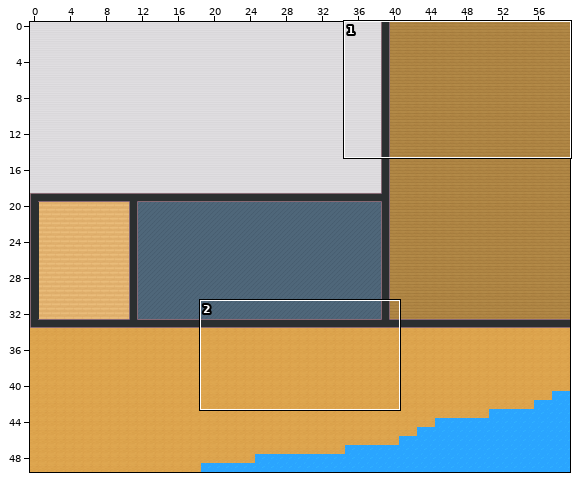
Tiled map (JSON) -- map.tmj. The picture above shows the old version from afar; the outline marks the close-up.
Close-up. First the earlier version:
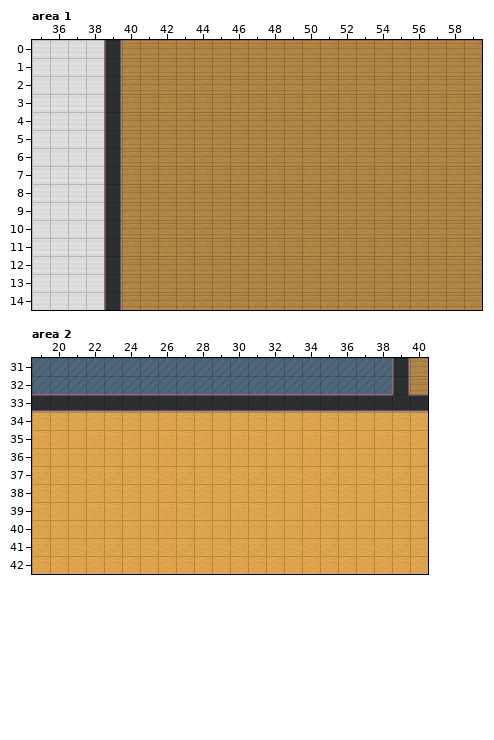
Cells are 32x32 px. Shown: area 1 x 35..59, y 0..14; area 2 x 19..40, y 31..42. The commit also changed other parts of the map, which this record leaves out.
After:
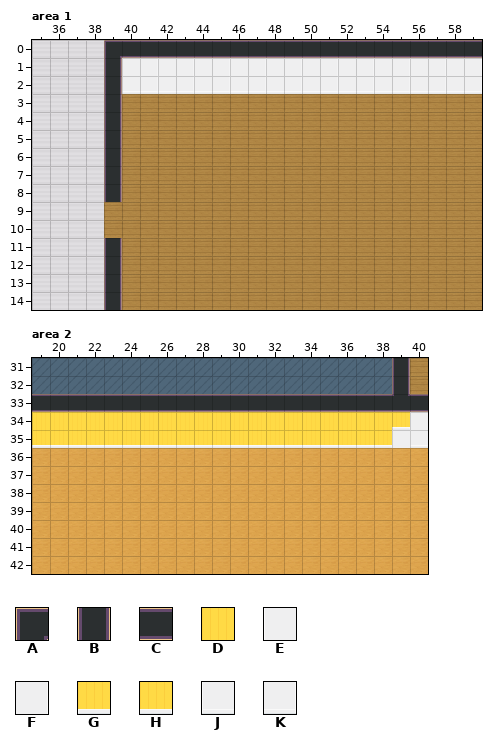
Key: from "WA_Room_Builder": A 28, B 102, C 104, D 200, E 205, F 206, G 225, H 226, J 230, K 231.
_ is an empty cell.
Tiles replaced or removed in this view: B.
Changes in this commit:
Changed rows in their new state; . is an unchanged cell.
Layer "walls/walls1", area 1:
first column x 39:
 0 ACCCCCCCCCCCCCCCCCCCC
 1 .EFEFEFEFEFEFEFEFEFEF
 2 .JKJKJKJKJKJKJKJKJKJK
first column x 39:
 9 _
10 _
Layer "walls/walls1", area 2:
first column x 19:
34 DDDDDDDDDDDDDDDDDDDDHE
35 GGGGGGGGGGGGGGGGGGGHEJ
Pixel boxes of the changes (left, top, right, bottom) in both close-ups:
changed: (104, 40, 482, 94)
removed: (104, 202, 122, 238)
added: (32, 412, 428, 448)
